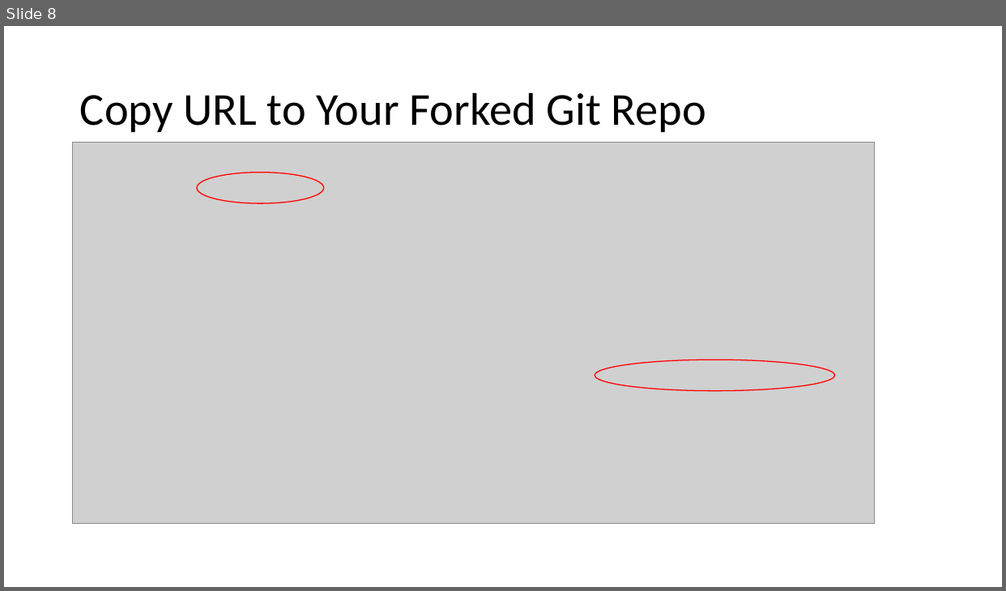
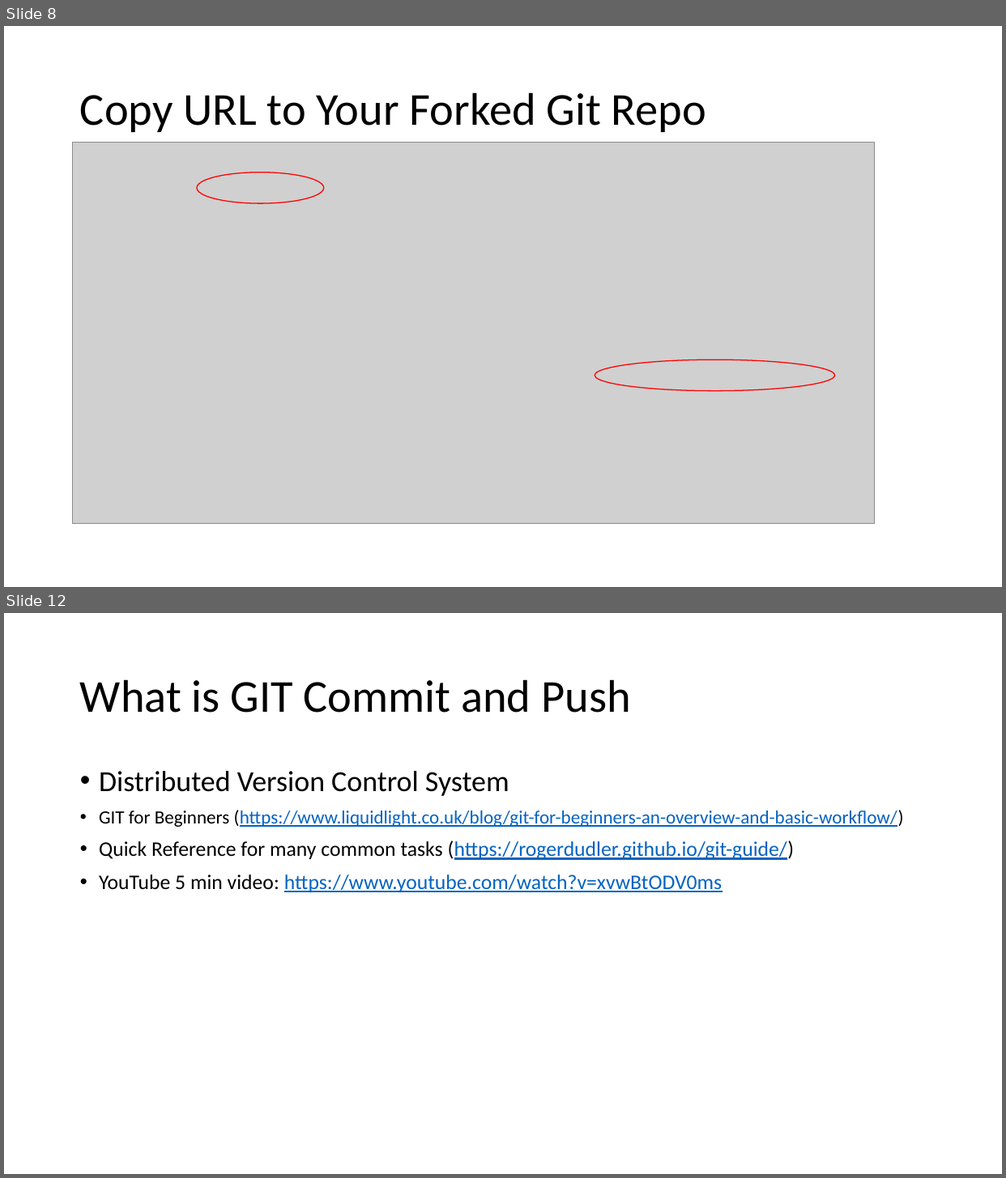
Before and after one commit to mdemore2/CSCE593, a slide deck: lec/00-Setup GIT.pptx. Shown one above the other, each under a label of ours: slide 8 before the commit, slides 8 and 12 after it; the slides between them are not shown. The pictures are 1006x591 and 1006x1178 pixels, drawn with LibreOffice and Linux fonts; fonts in the diff are those of the drawing; grey boxes stand for pictures. Boxes give left, top, right and bottom in pixels: in the first picture for what was removed or moved away, otherwise in the second. Text is boxed around its words. In the diff, an @@ line names an element or a change of style, - is before the commit and + after.

```diff
--- a/lec/00-Setup GIT.pptx
+++ b/lec/00-Setup GIT.pptx
@@ slide 12 added at (4,613,1002,1174), background #FFFFFF @@
@@ title added at (80,679,630,713), 44 pt, text #000000 @@
+What is GIT Commit and Push
@@ text added at (99,771,904,892), 20 pt, text #0563C1, underline @@
+• Distributed Version Control System
+• GIT for Beginners (https://www.liquidlight.co.uk/blog/git-for-beginners-an-overview-and-basic-workflow/)
+• Quick Reference for many common tasks (https://rogerdudler.github.io/git-guide/)
+• YouTube 5 min video: https://www.youtube.com/watch?v=xvwBtODV0ms
```
Also in this commit, not shown: 3 slides changed, 3 other slides added, 3 other files.
